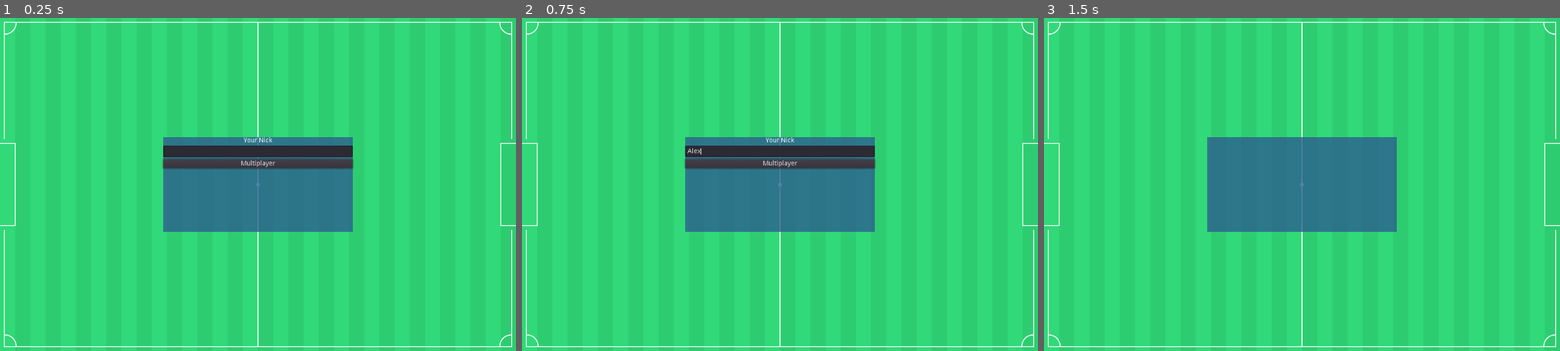
Above: before the commit, frames 1-3 (left to right).
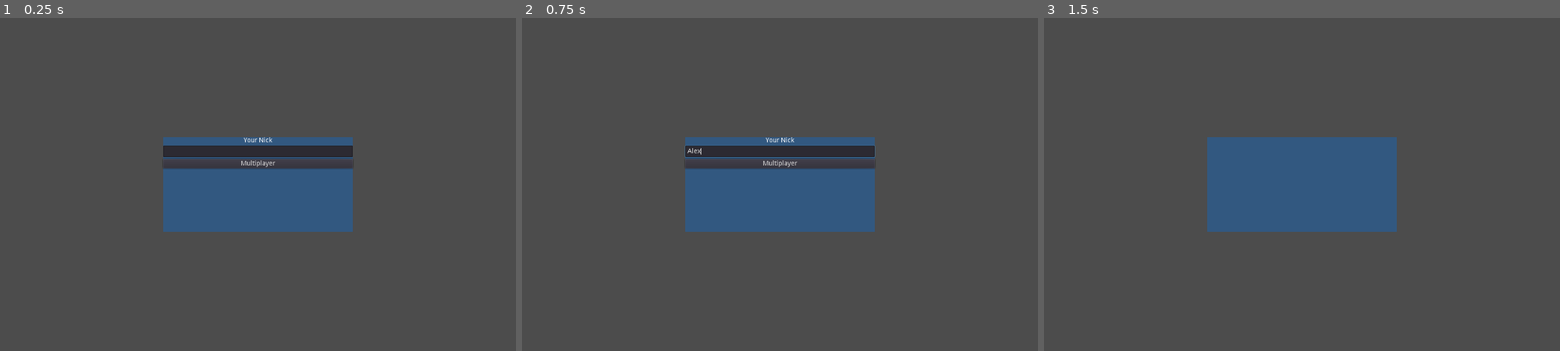
Above: after the commit, the same moments.

Repository: TheVulcoreTeam/SoccerFight
Game: Godot game, scene res://UI/RegisterUI.tscn
Same seed, same stepped clock (60 frames per second), same inputs: the game is played once before the commit and once after it.
Inputs (mouse positions are in pixels of both pictures, inside the frame that each line leads up to):
- Up to frame 1 (0.25 s): no input
- Up to frame 2 (0.75 s): click (780, 151) at 0.52 s; type "Alex" at 0.6 s
- Up to frame 3 (1.5 s): click "Multiplayer" at 1.25 s

The runs differ from the first frame. In frame 1, 98% of the frame differs, in the area x 0-100%, y 0-100%; in frame 2, 97%; in frame 3, 100%.

Commit message:
Uso de is_valid_instance

Diff:
--- a/Autoloads/ClientWS.gd
+++ b/Autoloads/ClientWS.gd
@@ -63,17 +63,17 @@
 	var dict = parse_json(st)
 
 	if dict["eventName"] == "user-list":
-		if register_ui != null:
+		if is_instance_valid(register_ui):
 			register_ui.user_list.set_users_names(dict["data"], register_ui, self)
 		return
 
 	if dict["eventName"] == "close-question":
-		if register_ui != null:
+		if is_instance_valid(register_ui):
 			register_ui.close_question()
 		return
 
 	if dict["eventName"] == "invited":
-		if register_ui != null:
+		if is_instance_valid(register_ui):
 			remote_player_key = dict["data"]["remote_player_key"]
 			remote_player_name = dict["data"]["remote_player_name"]
 			register_ui.get_node("Confirm").window_title = remote_player_name + " invite you. Do you accept?"
@@ -81,18 +81,18 @@
 		return
 
 	if dict["eventName"] == "close-timer":
-		if register_ui != null:
+		if is_instance_valid(register_ui):
 			register_ui.reset_timer()
 		return
 
 	if dict["eventName"] == "hide-background":
-		if register_ui != null:
+		if is_instance_valid(register_ui):
 			register_ui.get_node("Background").hide()
 			get_tree().change_scene("res://Game/Game.tscn")
 		return
 
 	if dict["eventName"] == "his_impulse":
-		if register_ui != null:
+		if is_instance_valid(register_ui):
 			Events.emit_signal("second_player_impulse", dict["data"]["impulse"])
 		print_debug(dict)
 
--- a/UI/RegisterUI.tscn
+++ b/UI/RegisterUI.tscn
@@ -19,6 +19,7 @@
 }
 
 [node name="Backround" parent="." instance=ExtResource( 2 )]
+visible = false
 
 [node name="Background" type="ColorRect" parent="."]
 anchor_left = 0.5
